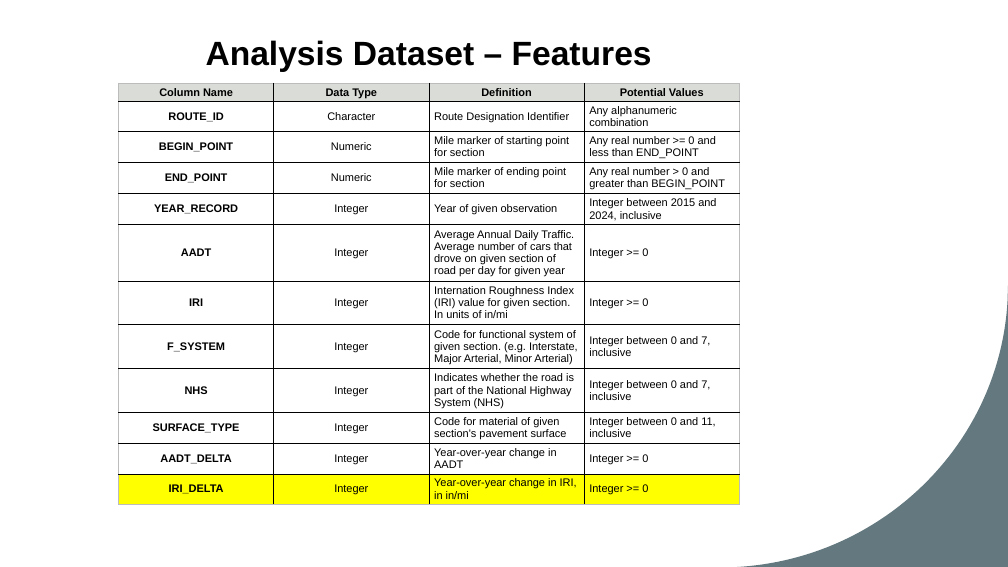
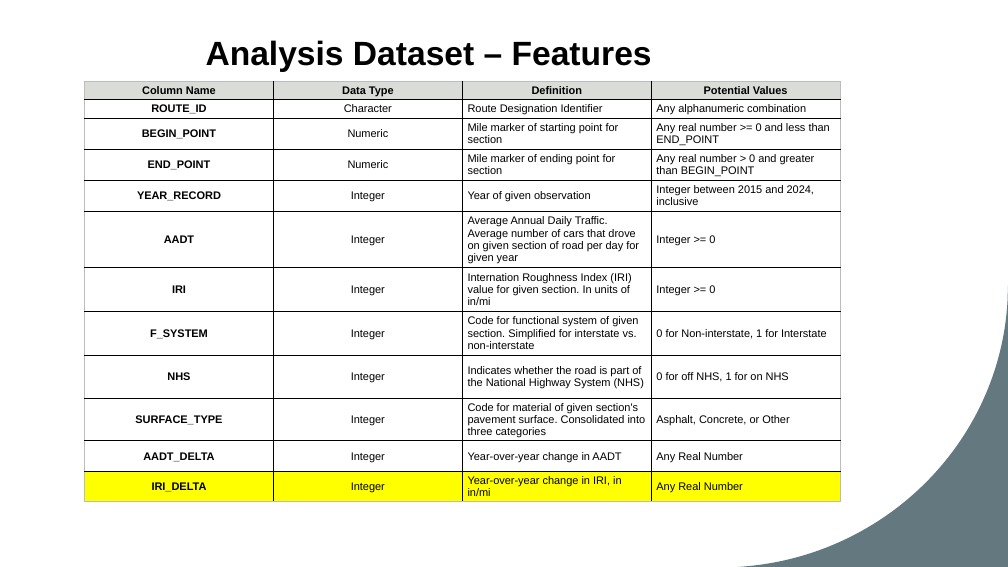
Before and after one commit to ConnorBruce/UMBC-DATA606-Capstone, a slide deck: slide 5 of docs/DS_Capstone_Final_Presentation_Connor_Bruce.pptx. Drawn at 1008x567 pixels with LibreOffice and Linux fonts; fonts in the diff are those of the drawing. Boxes give left, top, right and bottom in pixels: in the first picture for what was removed or moved away, otherwise in the second. Text is boxed around its words. In the diff, an @@ line names an element or a change of style, - is before the commit and + after.

```diff
--- a/docs/DS_Capstone_Final_Presentation_Connor_Bruce.pptx
+++ b/docs/DS_Capstone_Final_Presentation_Connor_Bruce.pptx
@@ table at (85, 81, 841, 512) @@
-row 8, column 3: Code for functional system of given section. (e.g. Interstate, Major Arterial, Minor Arterial)
+row 8, column 3: Code for functional system of given section. Simplified for interstate vs. non-interstate
-row 8, column 4: Integer between 0 and 7, inclusive
+row 8, column 4: 0 for Non-interstate, 1 for Interstate
-row 9, column 4: Integer between 0 and 7, inclusive
+row 9, column 4: 0 for off NHS, 1 for on NHS
-row 10, column 3: Code for material of given section's pavement surface
+row 10, column 3: Code for material of given section's pavement surface. Consolidated into three categories
-row 10, column 4: Integer between 0 and 11, inclusive
+row 10, column 4: Asphalt, Concrete, or Other
-row 11, column 4: Integer >= 0
+row 11, column 4: Any Real Number
-row 12, column 4: Integer >= 0
+row 12, column 4: Any Real Number
@@ table: place and size @@
-table at (119, 83, 739, 529)
+table at (85, 81, 841, 512)
```
Also in this commit, not shown: 1 other slide changed, 12 slides added, 5 other files.
